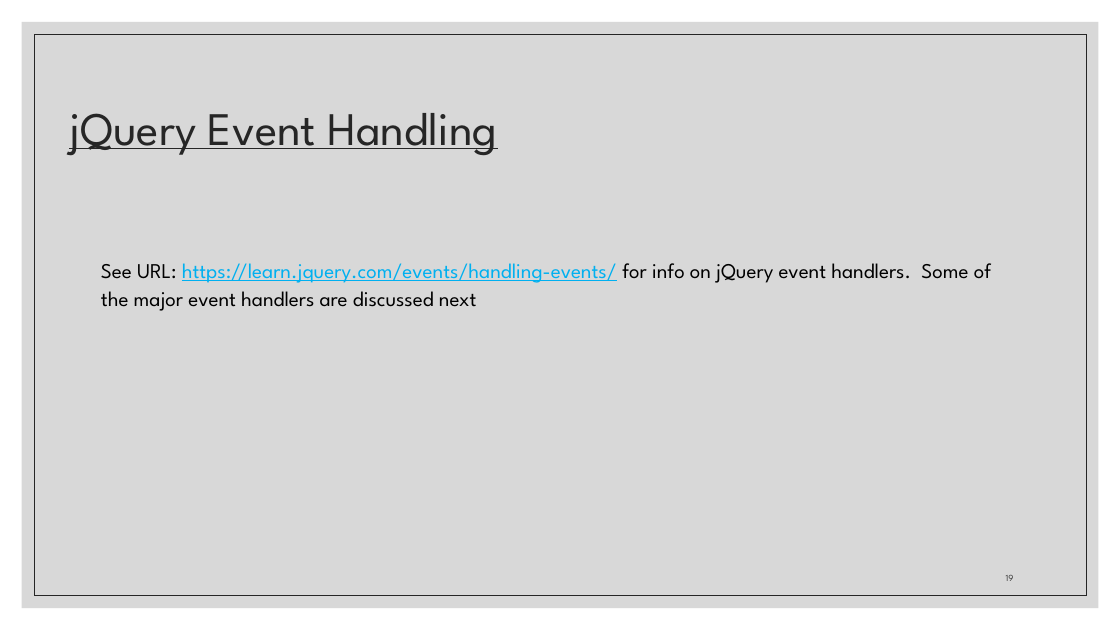
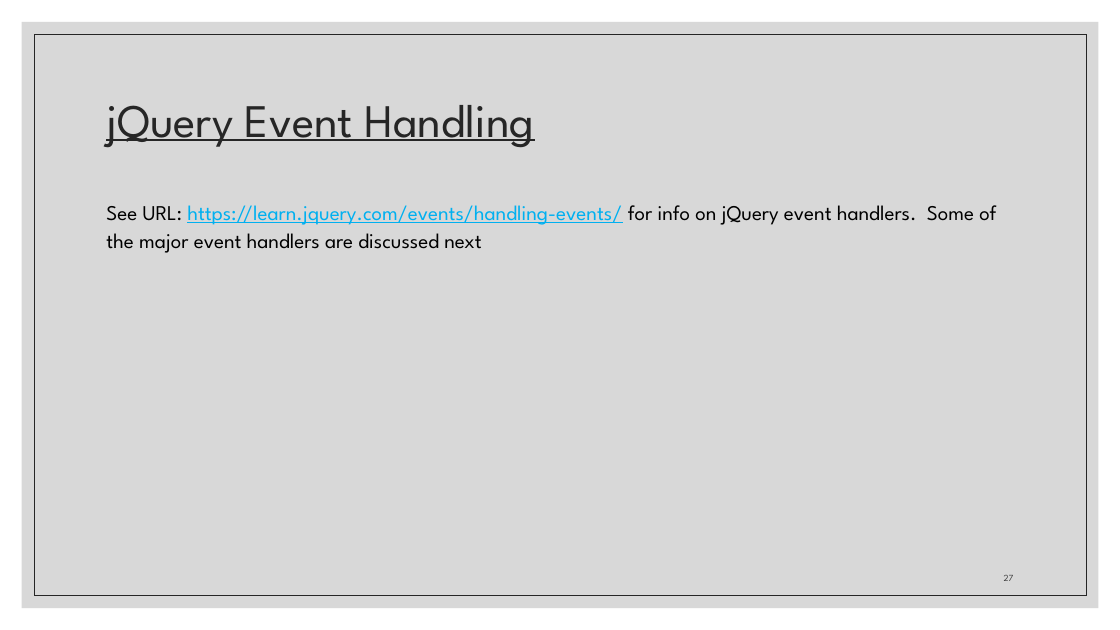
Before and after one commit to zackstotts/base-node-curriculum, a slide deck: slide 27 of unit_00/html_review/05 jQuery.pptx (slide 19 before the commit). Drawn at 1120x630 pixels with LibreOffice and Linux fonts; fonts in the diff are those of the drawing. Boxes give left, top, right and bottom in pixels: in the first picture for what was removed or moved away, otherwise in the second. Text is boxed around its words. In the diff, an @@ line names an element or a change of style, - is before the commit and + after.

Commit message:
working on jquery slides

```diff
--- a/unit_00/html_review/05 jQuery.pptx
+++ b/unit_00/html_review/05 jQuery.pptx
@@ title "jQuery Event Handling": place and size @@
-title "jQuery Event Handling" at [69,113,498,156]
+title "jQuery Event Handling" at [106,105,535,148]
@@ text "See URL: https://learn.jquery.com/events/handling-events/ fo ...": place and size @@
-text "See URL: https://learn.jquery.com/events/handling-events/ fo ..." at [101,263,991,311]
+text "See URL: https://learn.jquery.com/events/handling-events/ fo ..." at [106,205,996,253]
@@ page number at [1004,575,1014,581]: text changed @@
-19
+27
```
Also in this commit, not shown: 34 other slides changed, 10 slides added, 2 slides removed.
